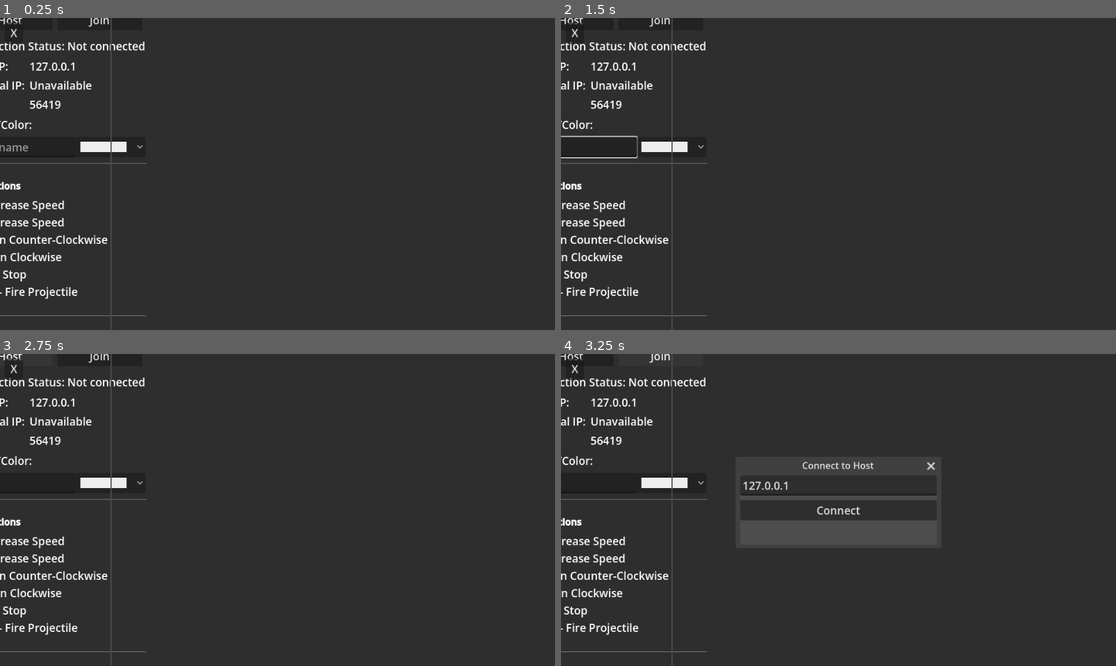
Above: before the commit, frames 1-4 (two rows, left to right).
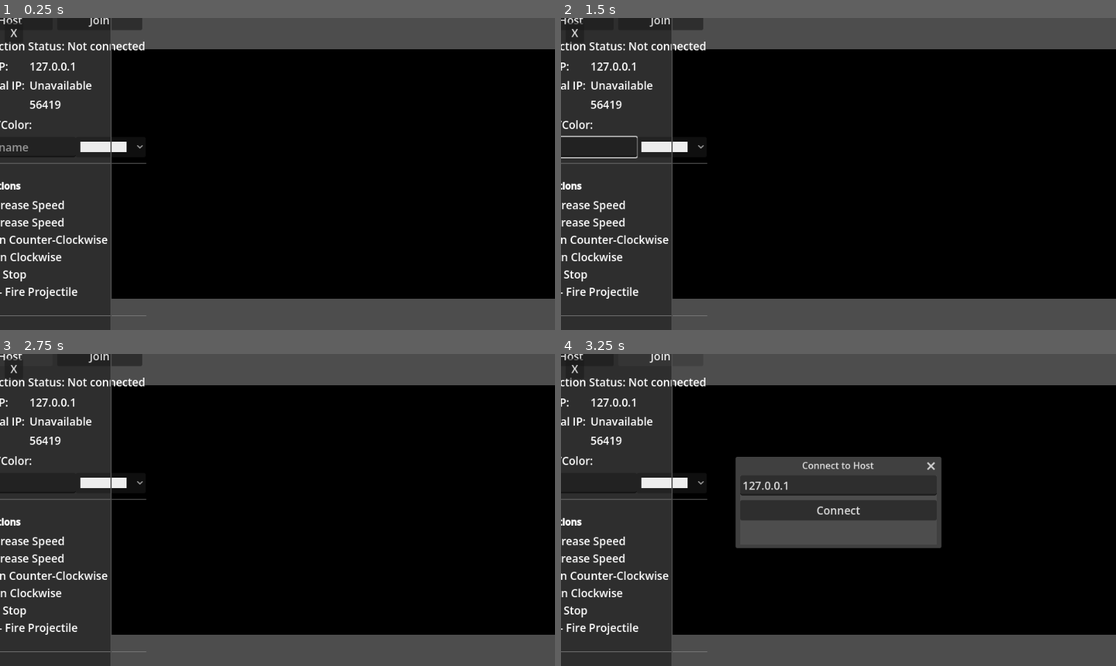
Above: after the commit, the same moments.

Repository: zabuuq/space-game
Game: Godot game, scene res://main.tscn
The game is run twice, just before and just after one commit, with the same random seed, the same clock (stepped at 60 frames per second) and the same inputs.
Inputs (mouse positions are in pixels of both pictures, inside the frame that each line leads up to):
- Up to frame 1 (0.25 s): no input
- Up to frame 2 (1.5 s): click (583, 145) at 0.52 s; type "Alex" at 0.6 s; click (672, 145) at 1.25 s
- Up to frame 3 (2.75 s): click "Host" at 2 s
- Up to frame 4 (3.25 s): click "Join" at 2.75 s

The runs differ from the first frame. In frame 1, 79% of the frame differs, in the area x 20-100%, y 0-100%; in frame 2, 79%; in frame 3, 79%; in frame 4, 68%.

Commit message:
Fix UI background obscuring the game world

Diff:
--- a/scenes/main_ui.tscn
+++ b/scenes/main_ui.tscn
@@ -5,26 +5,27 @@
 [node name="MainUi" type="CanvasLayer"]
 script = ExtResource("1_u1a2b")
 
-[node name="Background" type="ColorRect" parent="."]
+[node name="RootRow" type="HBoxContainer" parent="."]
+anchors_preset = 15
+anchor_right = 1.0
+anchor_bottom = 1.0
+grow_horizontal = 2
+grow_vertical = 2
+theme_override_constants/separation = 0
+
+[node name="LeftSection" type="Control" parent="RootRow"]
+layout_mode = 2
+size_flags_horizontal = 3
+size_flags_stretch_ratio = 1.0
+
+[node name="Background" type="ColorRect" parent="RootRow/LeftSection"]
+layout_mode = 1
 anchors_preset = 15
 anchor_right = 1.0
 anchor_bottom = 1.0
 grow_horizontal = 2
 grow_vertical = 2
 color = Color(0.18, 0.18, 0.18, 1)
-
-[node name="RootRow" type="HBoxContainer" parent="."]
-anchors_preset = 15
-anchor_right = 1.0
-anchor_bottom = 1.0
-grow_horizontal = 2
-grow_vertical = 2
-theme_override_constants/separation = 0
-
-[node name="LeftSection" type="Control" parent="RootRow"]
-layout_mode = 2
-size_flags_horizontal = 3
-size_flags_stretch_ratio = 1.0
 
 [node name="LeftMargin" type="MarginContainer" parent="RootRow/LeftSection"]
 layout_mode = 1
